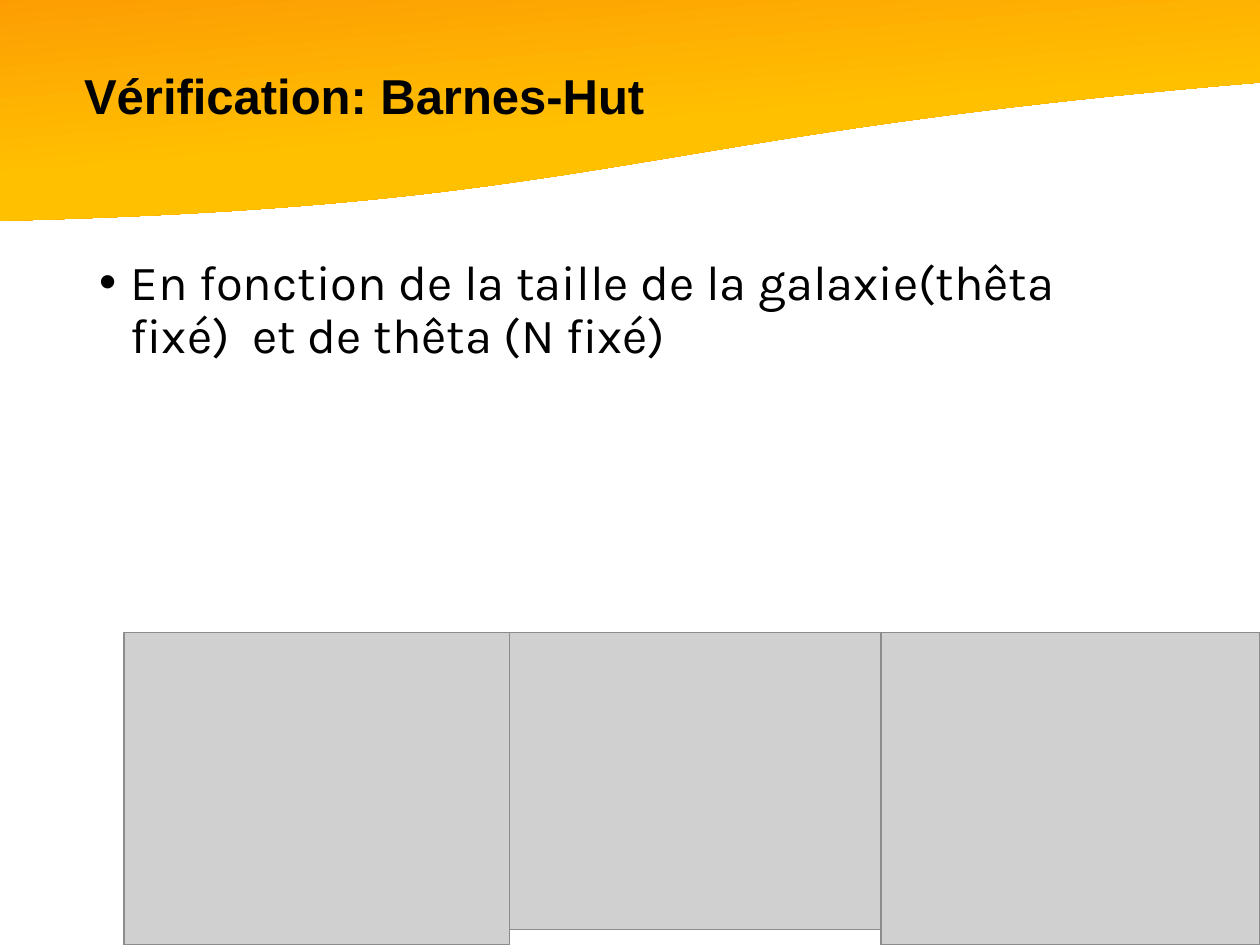
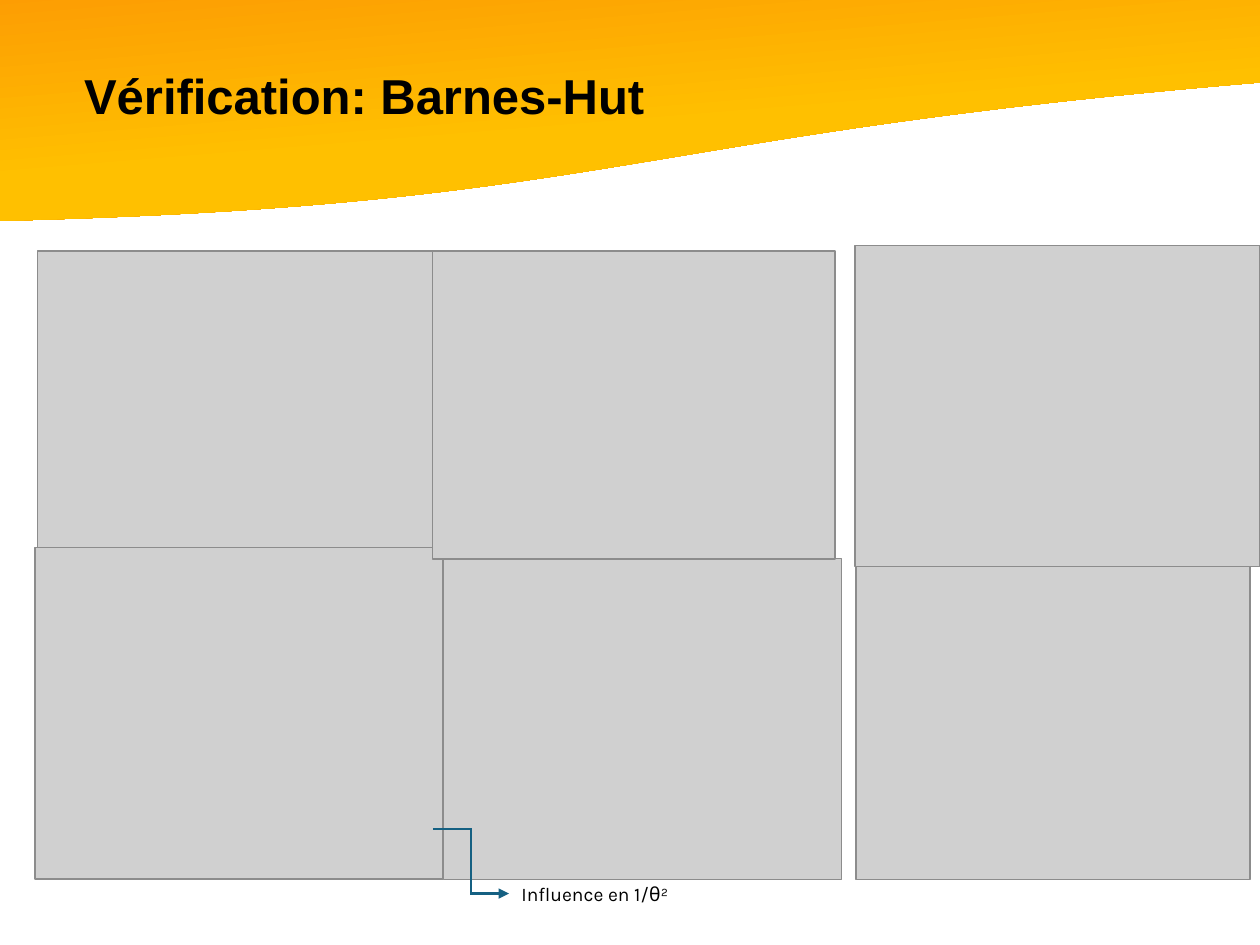
Before and after one commit to rfaucon2/TIPI_Spe, a slide deck: slide 18 of Diapo/TIPE-Spe.pptx (slide 16 before the commit). Drawn at 1260x945 pixels with LibreOffice and Linux fonts; fonts in the diff are those of the drawing; grey boxes stand for pictures. Boxes give left, top, right and bottom in pixels: in the first picture for what was removed or moved away, otherwise in the second. Text is boxed around its words. In the diff, an @@ line names an element or a change of style, - is before the commit and + after.

```diff
--- a/Diapo/TIPE-Spe.pptx
+++ b/Diapo/TIPE-Spe.pptx
@@ picture added at bbox=[38, 251, 438, 564] @@
@@ text removed at bbox=[131, 264, 1055, 359] @@
-• En fonction de la taille de la galaxie(thêta fixé) et de thêta (N fixé)
@@ picture added at bbox=[432, 251, 834, 559] @@
@@ picture added at bbox=[854, 246, 1260, 567] @@
@@ picture added at bbox=[35, 548, 444, 879] @@
@@ picture: place and size @@
-picture at bbox=[509, 633, 881, 930]
+picture at bbox=[444, 558, 842, 878]
@@ picture: place and size @@
-picture at bbox=[881, 633, 1260, 945]
+picture at bbox=[856, 558, 1250, 878]
@@ picture removed at bbox=[125, 633, 510, 945] @@
@@ elbow arrow added from (432, 829) to (509, 893), #156082 1.5 pt @@
@@ text added at bbox=[521, 886, 668, 903], 11 pt, text #000000 @@
+Influence en 1/θ²
```
Also in this commit, not shown: 2 other slides changed, 9 slides added, 4 slides removed, 8 other files.
